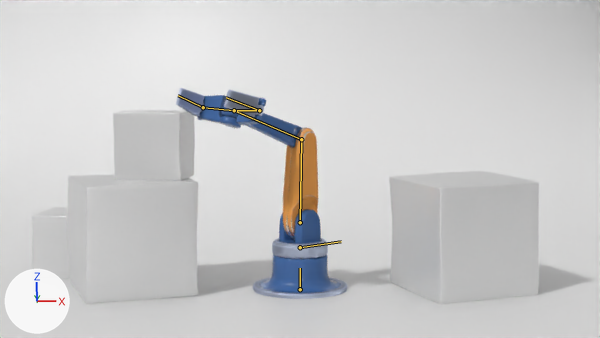
The Blender file box_move(learning constraints.blend, before and after one commit.
Both versions are drawn from the file's camera 'Camera'. Every picture has the same lights, and +X, +Y and +Z are marked at lower left. Both versions are drawn at frame 103 of the action 'Crane_anim'; the numbers are the values there. The bones that bend it are drawn over the model as lines.

Objects in the first picture: 'BG', 'Box_A', 'Box_B', 'Box_C', 'Crane_arm_GEO', 'Hero_box'.
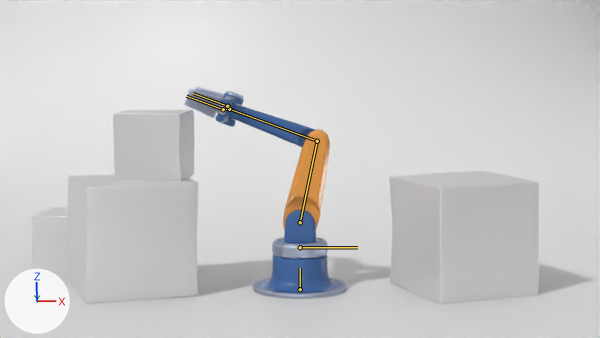
Location of each change, [x1, y1, x2, y2] in pixels of the pictures (600 x 338 px):
'Crane_arm_GEO', posed: before [176, 88, 347, 299]; after [184, 87, 347, 299]
'Hero_box', posed: [113, 110, 195, 181] in both

Patch to the scene script:
```diff
--- a/box_move(learning constraints.blend.py
+++ b/box_move(learning constraints.blend.py
@@ bone_ctrl @@
 bone_ctrl = bpy.data.objects['Crane_arm_rig'].pose.bones['CTRL']  # child of 'Root'
-bone_ctrl.location = (2.14, -1.21, 1.08)
+bone_ctrl.location = (2.4, -3.17, 1.03)
@@ bone_close @@
 bone_close = bpy.data.objects['Crane_arm_rig'].pose.bones['Close']  # child of 'ctrl_MCH'
-bone_close.location = (1.48, 0.0, 0.0)
+bone_close.location = (1.37, 0.0, 0.0)
```
